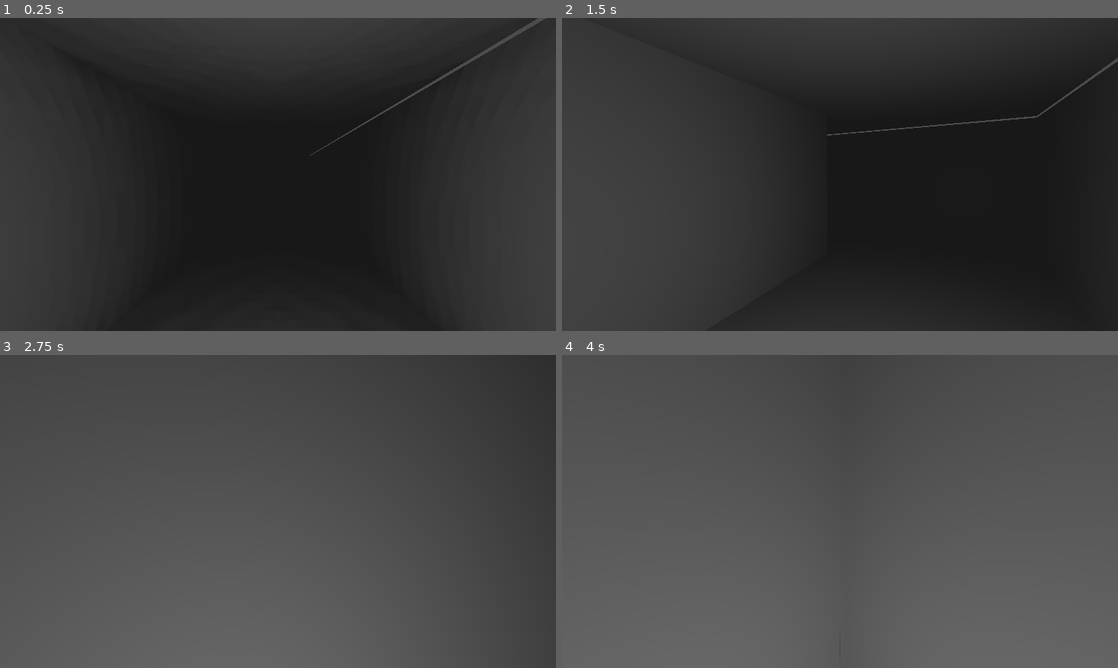
Above: before the commit, frames 1-4 (two rows, left to right).
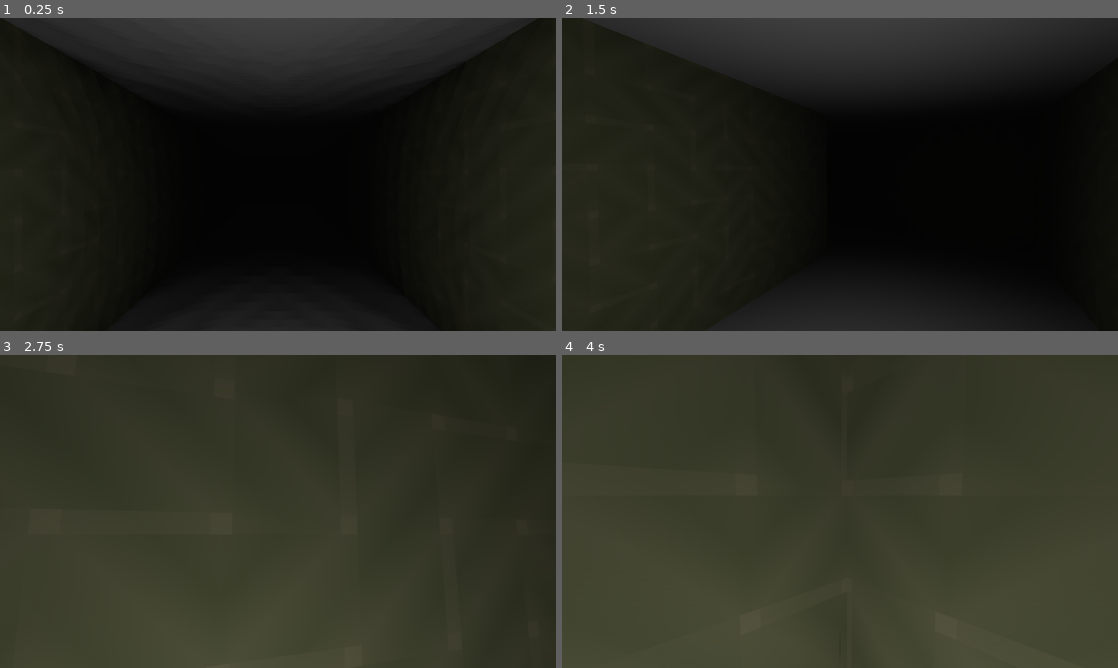
Above: after the commit, the same moments.

Repository: DucksAreMammals/Follow-The-Cat
Game: Godot game, scene res://Scenes/Game.tscn
Two runs of this game, one before a commit and one after it. Both use one fixed random seed, a clock stepped at 60 frames per second and the inputs below.
Inputs (mouse positions are in pixels of both pictures, inside the frame that each line leads up to):
- Up to frame 1 (0.25 s): no input
- Up to frame 2 (1.5 s): tap Enter at 0.5 s; move the mouse to (867, 174) at 0.52 s; hold W (Forward) from 0.53 s (still down); move the mouse to (812, 174) at 1.27 s
- Up to frame 3 (2.75 s): keep holding W (Forward); move the mouse to (289, 505) at 2.02 s
- Up to frame 4 (4 s): keep holding W (Forward); tap Space at 2.75 s; move the mouse to (834, 517) at 2.77 s; tap Enter at 3.5 s; move the mouse to (878, 514) at 3.52 s

The runs differ from the first frame. In frame 1, 48% of the frame differs, in the area x 0-100%, y 0-100%; in frame 2, 40%; in frame 3, 100%; in frame 4, 100%.

Commit message:
Fixed stuff with the map and materials and lights

Diff:
--- a/Source/3D Models/Scenes/Map.tscn
+++ b/Source/3D Models/Scenes/Map.tscn
@@ -1,6 +1,7 @@
-[gd_scene load_steps=5 format=2]
+[gd_scene load_steps=6 format=2]
 
 [ext_resource path="res://3D Models/Source Files/Map.fbx" type="PackedScene" id=1]
+[ext_resource path="res://Materials/Walls/Walls.tres" type="Material" id=2]
 
 [sub_resource type="ConvexPolygonShape" id=1]
 points = PoolVector3Array( 0, 0, 0, 0.0999902, 0, 0, 0, 0.15, 0, 0.0999902, 0.15, 0 )
@@ -13,8 +14,14 @@
 
 [node name="Map" instance=ExtResource( 1 )]
 
+[node name="RootNode" parent="." index="0"]
+transform = Transform( -1, 0, -8.74228e-08, 0, 1, 0, 8.74228e-08, 0, -1, 0, 0, 0 )
+
 [node name="Exterior Walls" parent="RootNode" index="1"]
-transform = Transform( -100, -1.06581e-12, -8.74228e-06, -8.74228e-06, 1.78814e-05, 100, 3.55271e-13, 100, -1.19209e-05, 0.00125217, -0.0236702, 0.000279427 )
+material/0 = ExtResource( 2 )
+
+[node name="Interior Walls" parent="RootNode" index="2"]
+material/0 = ExtResource( 2 )
 
 [node name="StaticBody" type="StaticBody" parent="." index="1"]
 
--- /dev/null
+++ b/Source/Materials/Walls/Walls.tres
@@ -0,0 +1,6 @@
+[gd_resource type="SpatialMaterial" load_steps=2 format=2]
+
+[ext_resource path="res://Materials/Walls/Walls_albedo.png" type="Texture" id=1]
+
+[resource]
+albedo_texture = ExtResource( 1 )
--- a/Source/Scenes/Player.tscn
+++ b/Source/Scenes/Player.tscn
@@ -19,6 +19,7 @@
 
 [node name="MeshInstance" type="MeshInstance" parent="."]
 transform = Transform( 1, 0, 0, 0, -4.37114e-08, 1, 0, -1, -4.37114e-08, 0, 0, 0 )
+visible = false
 mesh = SubResource( 1 )
 skeleton = NodePath("")
 material/0 = null
@@ -28,7 +29,8 @@
 shape = SubResource( 2 )
 
 [node name="OmniLight" type="OmniLight" parent="."]
-light_energy = 0.175
+light_energy = 0.301
 light_bake_mode = 0
 shadow_enabled = true
-omni_attenuation = 3.03143
+omni_range = 4.733
+omni_attenuation = 3.4822
--- a/Source/default_env.tres
+++ b/Source/default_env.tres
@@ -4,4 +4,5 @@
 
 [resource]
 background_sky = SubResource( 1 )
-ambient_light_color = Color( 0.0862745, 0.0862745, 0.0862745, 1 )
+ambient_light_color = Color( 0.12549, 0.12549, 0.12549, 1 )
+ambient_light_energy = 0.01
Binary file changed: Source/3D Models/Source Files/Map.fbx
Binary file added: Source/Materials/Walls/Walls_albedo.png
Not shown, added: Source/Materials/Walls/Walls_albedo.png.import
Not shown, changed: Assets/Blender/Map.blend
Not shown, added: Assets/Material Maker/Walls.ptex
Not shown, added: Source/3D Models/Source Files/Map.fbx.unwrap_cache
